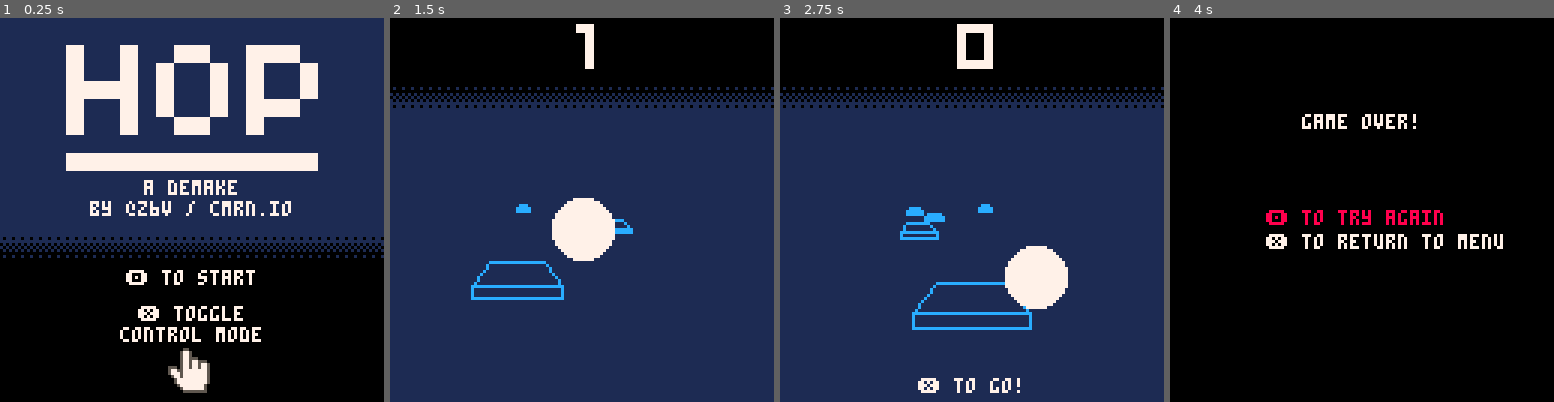
Above: before the commit, frames 1-4 (left to right).
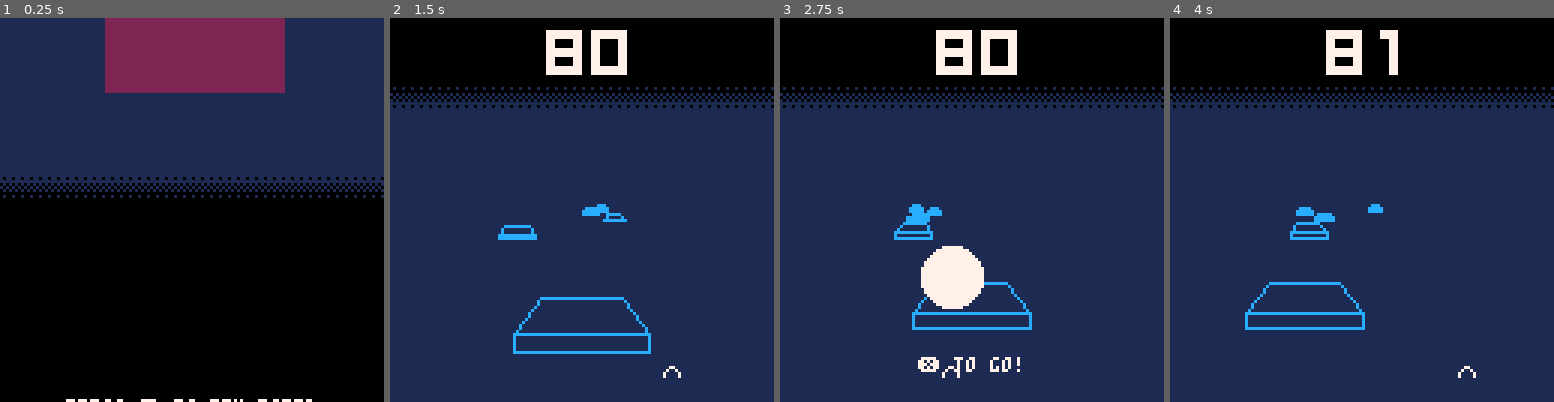
Above: after the commit, the same moments.

Repository: cbrwn/pico8carts
Game: PICO-8 cartridge hop.p8
Same seed, same stepped clock (60 frames per second), same inputs: the game is played once before the commit and once after it.
Inputs (mouse positions are in pixels of both pictures, inside the frame that each line leads up to):
- Up to frame 1 (0.25 s): no input
- Up to frame 2 (1.5 s): tap X (X key) at 0.33, 1.07 s; click (670, 121) at 0.67 s; tap O (Z key) at 0.7 s; click (436, 267) at 1.22 s
- Up to frame 3 (2.75 s): hold Right 1.6-2.1 s; tap O (Z key) at 1.7, 2.1, 2.5 s; click (887, 114) at 1.77 s; tap X (X key) at 1.85 s; click (952, 259) at 2.32 s; hold Right from 2.47 s (still down)
- Up to frame 4 (4 s): click (1404, 106) at 2.87 s; tap O (Z key) at 2.9, 3.3, 3.7 s; tap X (X key) at 2.97 s; release Right at 3.03 s; hold Left 3.08-3.58 s; click (1465, 256) at 3.42 s; click (1231, 102) at 3.97 s

The runs differ from the first frame. In frame 1, 35% of the frame differs, in the area x 0-100%, y 0-100%; in frame 2, 5.9%; in frame 3, 7.1%; in frame 4, 81%, in the area x 0-100%, y 3-100%.

Commit message:
weird game over screen

Diff:
--- a/hop.p8
+++ b/hop.p8
@@ -39,6 +39,12 @@
 	end
 
 	starttexty = 130
+
+	gamestate=2
+ score = 80
+
+	-- gameover screen stuff
+	goscreen={sx=35,sy=-100,ox=64,oy=200,ty=-100, mx=300}
 end
 
 function _draw()
@@ -68,14 +74,8 @@
 		spr(1, ball.x - 4, 114)
 	end
 
-	if false then
-		print("#" .. #platforms, 2, 2, 7)
-		print("⧗" .. flr(progress*100) .. "%", 2, 12, 7)
-		print("∧" .. movespeed, 2, 20, 7)
-	end
-
 	-- big score text
-	drawnumbercenter(score.."", 61, -4, 3)
+	drawnumbercenter(score.."", 61, -2, 3)
 
 	-- start text
 	printcenter("❎ to go!", 64 - 2, starttexty, 7)
@@ -124,12 +124,45 @@
 end
 
 function drawgameover()
-	printcenter("game over!", 64, 32, 7)
-
-	local xoff = 32
-	local yoff = 64
-	print("🅾️ to try again", xoff, yoff, 8)
-	print("❎ to return to menu", xoff, yoff+8, 7)
+	drawbackground(40, 1)
+	-- ❎ goes to menu
+	-- 🅾️ tries again
+	-- goscreen.sx/y = score pos
+	-- goscreen.ox/y = option pos
+	-- todo: move logic to update
+	local sdy = 6
+	local sty = sdy-1
+	local soy = 96
+	local smx = 64
+	goscreen.sy -= (goscreen.sy - sdy) * 0.2
+	goscreen.ty -= (goscreen.ty - sty) * 0.1
+	goscreen.oy -= (goscreen.oy - soy) * 0.14
+	goscreen.mx -= (goscreen.mx - smx) * 0.08
+
+	-- score box
+	local bw,bh = 59,36
+	rectfill(goscreen.sx, goscreen.sy, goscreen.sx + bw, goscreen.sy + bh, 2)
+	printcenter("your score", goscreen.sx + bw/2 + 1, goscreen.sy + 3, 7)
+	drawnumbercenter(score.."", goscreen.sx + (bw/2) - 5, goscreen.ty + 5, 4)
+
+	-- medal
+	local medalindex = 11
+
+	if(score>100) medalindex=10
+	if(score>200) medalindex=9
+
+	--bronze medal shows over 30
+	if score > 30 then
+		spr(medalindex,goscreen.mx-4,61)
+		local mtype = "bronze"
+		if(medalindex==10)mtype="silver"
+		if(medalindex==9)mtype="*gold*"
+		printcenter("you earned a " .. mtype .. " medal!", goscreen.mx, 71, 7)
+	end
+
+	-- options
+	printcenter("press 🅾️ to try again", goscreen.ox - 2, goscreen.oy, 7)
+	printcenter("or ❎ to go to menu", goscreen.ox - 2, goscreen.oy + 6, 7)
 end
 
 function _update()
